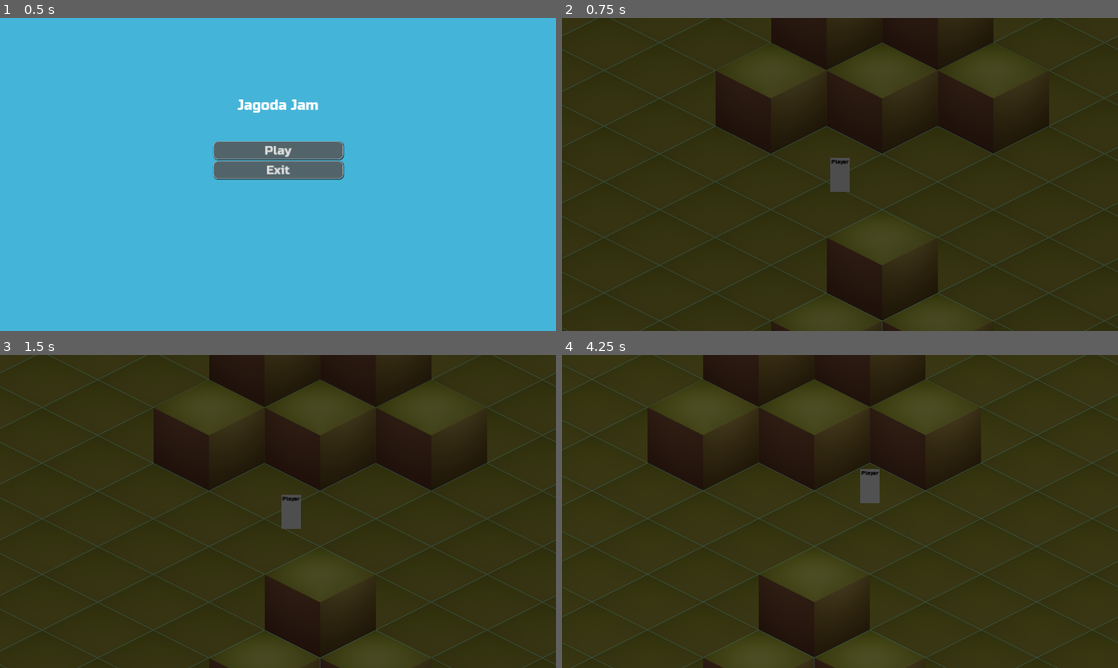
Above: before the commit, frames 1-4 (two rows, left to right).
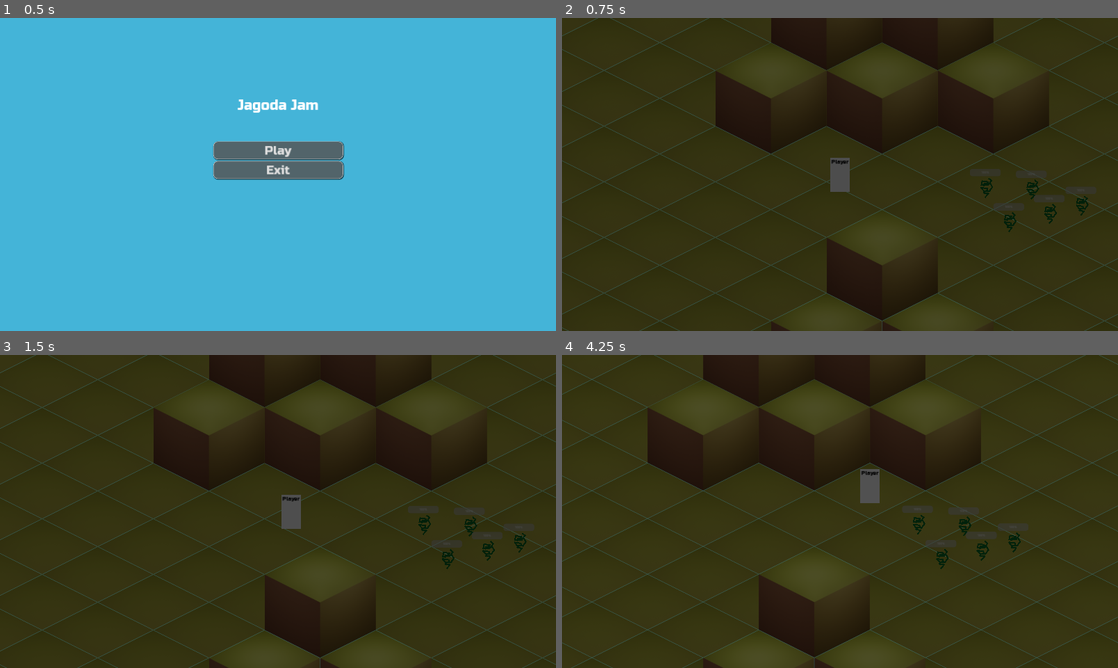
Above: after the commit, the same moments.

Repository: lorentzo/jagoda-jam
Game: Godot game, scene res://Scenes/MainMenu.tscn
Same seed, same stepped clock (60 frames per second), same inputs: the game is played once before the commit and once after it.
Inputs:
- Up to frame 1 (0.5 s): no input
- Up to frame 2 (0.75 s): click "Play" at 0.5 s
- Up to frame 3 (1.5 s): tap Enter at 1.25 s; hold Right (walk-right) from 1.28 s (still down)
- Up to frame 4 (4.25 s): release Right (walk-right) at 2.03 s; hold Down (walk-down) 2.03-2.78 s; hold Right (walk-right) 2.78-3.53 s; hold Up (walk-up) from 3.53 s (still down)

Frame 1 is identical in both runs. In frame 2, 0.3% of the frame differs, in the area x 75-95%, y 48-69%; in frame 3, 0.3%; in frame 4, 0.7%, in the area x 61-83%, y 48-69%.

Commit message:
Add plants

Diff:
--- a/jagoda/Scenes/Game.gd
+++ b/jagoda/Scenes/Game.gd
@@ -10,7 +10,18 @@
 
 var time_passed = 0
 
+signal sun_intensity_changed(sun_intensity)
+signal day_changed
+
+func _ready():
+	for plant in get_tree().get_nodes_in_group("plant"):
+		sun_intensity_changed.connect(plant.on_sun_intensity_changed)
+		day_changed.connect(plant.on_day_changed)
+
+	day_changed.emit()
+
 func _process(delta):
 	var sun_intensity = sin(time_passed / DAY_LENGTH_SECONDS * PI)
+	sun_intensity_changed.emit(sun_intensity)
 	canvas_modulate.color.v = sun_intensity * LUMINANCE_RANGE + MIN_LUMINANCE
 	time_passed += delta
--- a/jagoda/Scenes/Game.tscn
+++ b/jagoda/Scenes/Game.tscn
@@ -1,9 +1,10 @@
-[gd_scene load_steps=5 format=3 uid="uid://nh83q11yvjf3"]
+[gd_scene load_steps=6 format=3 uid="uid://nh83q11yvjf3"]
 
 [ext_resource type="TileSet" uid="uid://w0c2ecnn5xx8" path="res://Assets/Tiles/TilesBlocking/TilesBlockingTileMap.tres" id="1_0fixn"]
 [ext_resource type="Script" path="res://Scenes/Game.gd" id="1_fxwml"]
 [ext_resource type="PackedScene" uid="uid://dnrnjgb2yen1t" path="res://Scenes/Player.tscn" id="3_aaoav"]
 [ext_resource type="AudioStream" uid="uid://cha4kgf62hkx0" path="res://Assets/Sound/theme.ogg" id="4_8ifn4"]
+[ext_resource type="PackedScene" uid="uid://ctkkf7cs18f3e" path="res://Scenes/Plant.tscn" id="5_7g35u"]
 
 [node name="Game" type="Node2D"]
 script = ExtResource("1_fxwml")
@@ -33,3 +34,18 @@
 [node name="ThemePlayer" type="AudioStreamPlayer2D" parent="."]
 stream = ExtResource("4_8ifn4")
 autoplay = true
+
+[node name="Plant" parent="." instance=ExtResource("5_7g35u")]
+position = Vector2(855, 489)
+
+[node name="Plant2" parent="." instance=ExtResource("5_7g35u")]
+position = Vector2(749, 485)
+
+[node name="Plant3" parent="." instance=ExtResource("5_7g35u")]
+position = Vector2(803, 564)
+
+[node name="Plant4" parent="." instance=ExtResource("5_7g35u")]
+position = Vector2(969, 526)
+
+[node name="Plant5" parent="." instance=ExtResource("5_7g35u")]
+position = Vector2(896, 545)
--- /dev/null
+++ b/jagoda/Scenes/Plant.gd
@@ -0,0 +1,29 @@
+extends Sprite2D
+
+const MAX_FRESHNESS_LOST_PER_SECOND: float = 0.5
+const DAY_MULTIPLIER_DEVIATION: float = 0.5
+
+var freshness: float = 100
+var current_sun_intensity = 0
+var day_multiplier: float = 1.0
+
+@onready var progress_bar: ProgressBar = $ProgressBar
+
+func _process(delta):
+	var freshness_lost_per_second = self.current_sun_intensity * MAX_FRESHNESS_LOST_PER_SECOND * self.day_multiplier
+	self.freshness = max(self.freshness - freshness_lost_per_second * delta, 0)
+	progress_bar.value = round(freshness)
+
+	if is_equal_approx(self.freshness, 0):
+		_die()
+
+func _die():
+	queue_free()
+
+func on_sun_intensity_changed(sun_intensity):
+	self.current_sun_intensity = sun_intensity
+
+func on_day_changed():
+	var deviation_integer = round(DAY_MULTIPLIER_DEVIATION * 100)
+	var day_multiplier_integer = randi_range(100 - deviation_integer, 100 + deviation_integer)
+	self.day_multiplier = day_multiplier_integer / 100.0
--- /dev/null
+++ b/jagoda/Scenes/Plant.tscn
@@ -0,0 +1,29 @@
+[gd_scene load_steps=2 format=3 uid="uid://ctkkf7cs18f3e"]
+
+[ext_resource type="Script" path="res://Scenes/Plant.gd" id="1_wccxx"]
+
+[node name="Plant" type="Sprite2D" groups=["plant"]]
+y_sort_enabled = true
+script = ExtResource("1_wccxx")
+
+[node name="Line2D" type="Line2D" parent="."]
+position = Vector2(-1.35294, 0.0588231)
+scale = Vector2(0.323529, 0.323529)
+points = PackedVector2Array(4, -4, 30, -33, -6, -36, 6, -50, 23, -53, 20, -67, -26, -74, -4, -50, 35, -49, 56, -78, 41, -103, 29, -102, -2, -102, -8, -85, 28, -114, -16, -120, -22, -92, 28, -93, 49, -123, 29, -140)
+default_color = Color(0, 0.419608, 0.137255, 1)
+
+[node name="ProgressBar" type="ProgressBar" parent="."]
+anchors_preset = 8
+anchor_left = 0.5
+anchor_top = 0.5
+anchor_right = 0.5
+anchor_bottom = 0.5
+offset_left = -35.5
+offset_top = -66.5
+offset_right = 35.5
+offset_bottom = -51.5
+grow_horizontal = 2
+grow_vertical = 2
+theme_override_font_sizes/font_size = 7
+step = 1.0
+value = 100.0
--- a/jagoda/Scenes/Player.tscn
+++ b/jagoda/Scenes/Player.tscn
@@ -8,6 +8,7 @@
 height = 74.0
 
 [node name="Player" type="CharacterBody2D"]
+y_sort_enabled = true
 script = ExtResource("1_6cy7p")
 
 [node name="ColorRect" type="ColorRect" parent="."]
